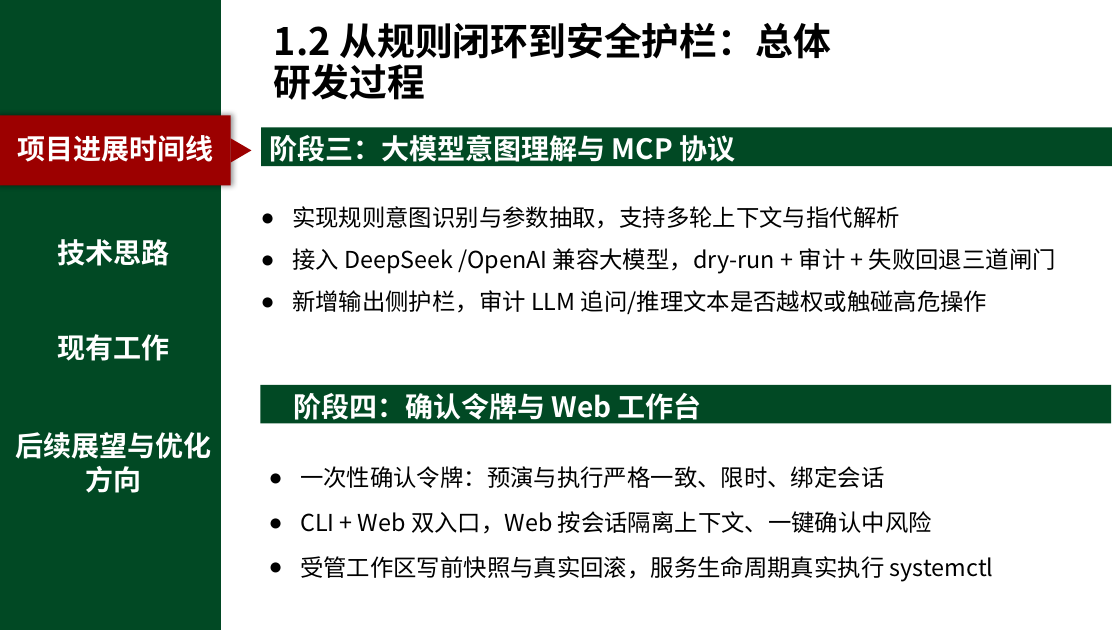
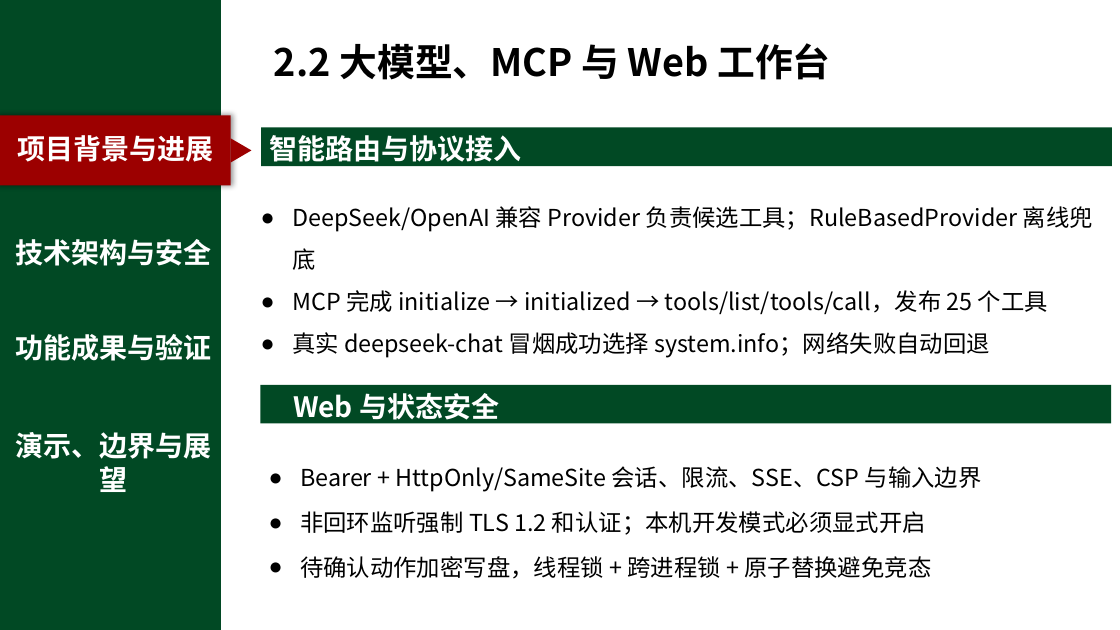
Before and after one commit to chanehwibo/cnsoftbei, a slide deck: slide 7 of SafeOps_答辩演示PPT.pptx. Drawn at 1120x630 pixels with LibreOffice and Linux fonts; fonts in the diff are those of the drawing; background and template pictures are left out. Boxes give left, top, right and bottom in pixels: in the first picture for what was removed or moved away, otherwise in the second. Text is boxed around its words. In the diff, an @@ line names an element or a change of style, - is before the commit and + after.

Commit message:
docs: 同步答辩材料与详细操作指南

```diff
--- a/SafeOps_答辩演示PPT.pptx
+++ b/SafeOps_答辩演示PPT.pptx
@@ text at bbox=[274, 43, 830, 80]: text changed @@
-1.2 从规则闭环到安全护栏：总体研发过程
+2.2 大模型、MCP 与 Web 工作台
@@ text at bbox=[17, 135, 213, 162]: text changed @@
-项目进展时间线
+项目背景与进展
@@ text at bbox=[269, 135, 521, 167]: text changed @@
-阶段三：大模型意图理解与 MCP 协议
+智能路由与协议接入
@@ text at bbox=[292, 206, 1093, 358]: text changed @@
-● 实现规则意图识别与参数抽取，支持多轮上下文与指代解析
-● 接入 DeepSeek /OpenAI 兼容大模型，dry-run + 审计 + 失败回退三道闸门
-● 新增输出侧护栏，审计 LLM 追问/推理文本是否越权或触碰高危操作
+● DeepSeek/OpenAI 兼容 Provider 负责候选工具；RuleBasedProvider 离线兜底
+● MCP 完成 initialize → initialized → tools/list/tools/call，发布 25 个工具
+● 真实 deepseek-chat 冒烟成功选择 system.info；网络失败自动回退
@@ text at bbox=[16, 239, 212, 266]: text changed @@
-技术思路
+技术架构与安全
@@ text at bbox=[16, 334, 212, 361]: text changed @@
-现有工作
+功能成果与验证
@@ text at bbox=[293, 393, 499, 425]: text changed @@
-阶段四：确认令牌与 Web 工作台
+Web 与状态安全
@@ text at bbox=[16, 432, 212, 492]: text changed @@
-后续展望与优化方向
+演示、边界与展望
@@ text at bbox=[300, 466, 982, 579]: text changed @@
-● 一次性确认令牌：预演与执行严格一致、限时、绑定会话
-● CLI + Web 双入口，Web 按会话隔离上下文、一键确认中风险
-● 受管工作区写前快照与真实回滚，服务生命周期真实执行 systemctl
+● Bearer + HttpOnly/SameSite 会话、限流、SSE、CSP 与输入边界
+● 非回环监听强制 TLS 1.2 和认证；本机开发模式必须显式开启
+● 待确认动作加密写盘，线程锁 + 跨进程锁 + 原子替换避免竞态
```
Also in this commit, not shown: 13 other slides changed, 3 other files.
